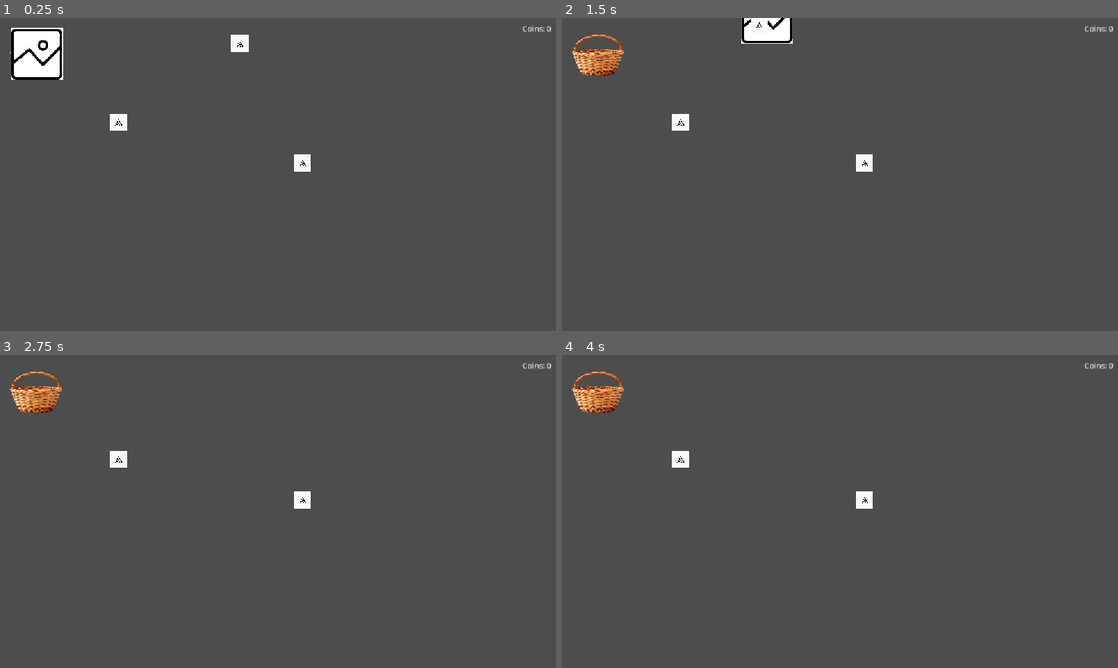
Above: before the commit, frames 1-4 (two rows, left to right).
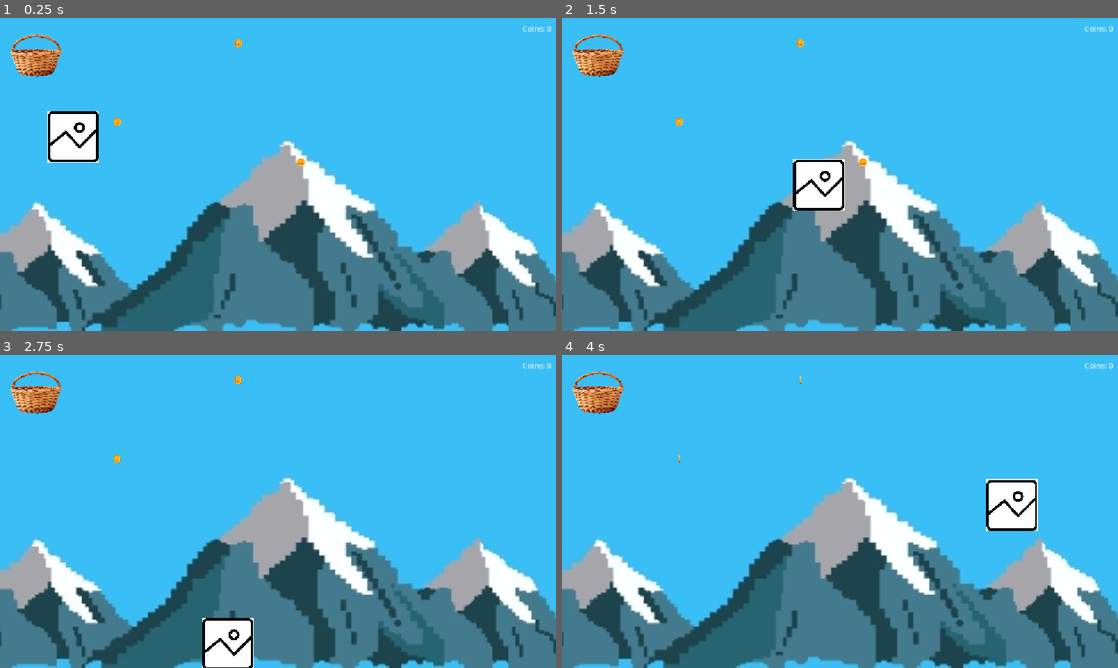
Above: after the commit, the same moments.

Repository: axxel-otl/placeholder
Game: Godot game, scene res://main.tscn
Two runs of this game, one before a commit and one after it. Both use one fixed random seed, a clock stepped at 60 frames per second and the inputs below.
Inputs:
- Up to frame 1 (0.25 s): no input
- Up to frame 2 (1.5 s): hold Right (ui_right) from 0.53 s (still down); tap Up (ui_up) at 0.6, 0.77, 1.07, 1.35 s
- Up to frame 3 (2.75 s): tap Up (ui_up) at 1.52, 1.82, 2.1 s; release Right (ui_right) at 2.03 s; hold Left (ui_left) from 2.03 s (still down)
- Up to frame 4 (4 s): release Left (ui_left) at 2.78 s; hold Right (ui_right) from 2.78 s (still down); tap Up (ui_up) at 2.85, 3.02, 3.32, 3.6, 3.77 s

The runs differ from the first frame. In frame 1, 100% of the frame differs, in the area x 0-100%, y 0-100%; in frame 2, 99%; in frame 3, 99%; in frame 4, 99%.

Commit message:
feat(./{Bg.jpg,Coin{.jpg{.import,},{1,2,3}.png{.import,}},Player{.idle,}.jpg{.import,},coin.gd{.uid,},main.tscn,player.gd,project.godot}): Add gravity and coin animation

Diff:
--- a/Coin.tscn
+++ b/Coin.tscn
@@ -1,15 +1,37 @@
 [gd_scene format=3 uid="uid://da1mlifcl70kh"]
 
-[ext_resource type="Texture2D" uid="uid://cm4k23xh0511v" path="res://Coin.jpg" id="1_h5dih"]
+[ext_resource type="Script" uid="uid://dwhvuettwmulk" path="res://coin.gd" id="1_fj540"]
+[ext_resource type="Texture2D" uid="uid://dge7mp5fw7wmq" path="res://Coin1.png" id="1_h5dih"]
+[ext_resource type="Texture2D" uid="uid://uoqjy4rwuq5e" path="res://Coin2.png" id="3_kjs0g"]
+[ext_resource type="Texture2D" uid="uid://dc4rkd6uhugnb" path="res://Coin3.png" id="4_2bqf1"]
 
 [sub_resource type="CircleShape2D" id="CircleShape2D_s5l70"]
 
+[sub_resource type="SpriteFrames" id="SpriteFrames_bw8a7"]
+animations = [{
+"frames": [{
+"duration": 1.0,
+"texture": ExtResource("1_h5dih")
+}, {
+"duration": 1.0,
+"texture": ExtResource("3_kjs0g")
+}, {
+"duration": 1.0,
+"texture": ExtResource("4_2bqf1")
+}],
+"loop": 1,
+"name": &"default",
+"speed": 3.0
+}]
+
 [node name="Coin" type="Area2D" unique_id=1063425572 groups=["coin"]]
-
-[node name="Sprite2D" type="Sprite2D" parent="." unique_id=1703165191]
-scale = Vector2(0.1, 0.1)
-texture = ExtResource("1_h5dih")
+script = ExtResource("1_fj540")
 
 [node name="CollisionShape2D" type="CollisionShape2D" parent="." unique_id=1648832442]
 scale = Vector2(2, 2)
 shape = SubResource("CircleShape2D_s5l70")
+
+[node name="AnimatedSprite2D" type="AnimatedSprite2D" parent="." unique_id=1357837311]
+sprite_frames = SubResource("SpriteFrames_bw8a7")
+frame = 2
+frame_progress = 0.4074772
--- /dev/null
+++ b/coin.gd
@@ -0,0 +1,5 @@
+extends Area2D
+
+func _ready() -> void:
+	$AnimatedSprite2D.sprite_frames.set_animation_loop("default", true)
+	$AnimatedSprite2D.play("default")
--- a/main.tscn
+++ b/main.tscn
@@ -2,15 +2,47 @@
 
 [ext_resource type="Script" uid="uid://dpag2kjscpvig" path="res://player.gd" id="1_0xm2m"]
 [ext_resource type="Texture2D" uid="uid://cv4ydcorn2o5f" path="res://Basket.png" id="1_1bvp3"]
-[ext_resource type="Texture2D" uid="uid://dhjyofxc2sa1p" path="res://Player.jpg" id="2_0xm2m"]
-[ext_resource type="Texture2D" uid="uid://cm4k23xh0511v" path="res://Coin.jpg" id="3_h2yge"]
+[ext_resource type="Texture2D" uid="uid://cg7fa4assde66" path="res://Bg.jpg" id="1_7mycd"]
+[ext_resource type="Texture2D" uid="uid://dhjyofxc2sa1p" path="res://Player.idle.jpg" id="2_0xm2m"]
 [ext_resource type="PackedScene" uid="uid://da1mlifcl70kh" path="res://Coin.tscn" id="4_1bvp3"]
 
+[sub_resource type="RectangleShape2D" id="RectangleShape2D_bw8a7"]
+
 [sub_resource type="CircleShape2D" id="CircleShape2D_bw8a7"]
+
+[sub_resource type="RectangleShape2D" id="RectangleShape2D_7mycd"]
 
 [sub_resource type="RectangleShape2D" id="RectangleShape2D_miocd"]
 
 [node name="Node2D" type="Node2D" unique_id=448943906]
+
+[node name="Bg" type="StaticBody2D" parent="." unique_id=25805088]
+collision_layer = 2
+
+[node name="CollisionShape2D" type="CollisionShape2D" parent="Bg" unique_id=665772922]
+position = Vector2(2000, -10)
+scale = Vector2(1000, 1)
+shape = SubResource("RectangleShape2D_bw8a7")
+
+[node name="CollisionShape2D2" type="CollisionShape2D" parent="Bg" unique_id=1371878118]
+position = Vector2(-10, -10)
+scale = Vector2(1, 1000)
+shape = SubResource("RectangleShape2D_bw8a7")
+
+[node name="CollisionShape2D3" type="CollisionShape2D" parent="Bg" unique_id=1716402763]
+position = Vector2(1160, -10)
+scale = Vector2(1, 1000)
+shape = SubResource("RectangleShape2D_bw8a7")
+
+[node name="CollisionShape2D4" type="CollisionShape2D" parent="Bg" unique_id=2006518314]
+position = Vector2(1160.0001, 658)
+scale = Vector2(1000, 1)
+shape = SubResource("RectangleShape2D_bw8a7")
+
+[node name="Sprite2D" type="Sprite2D" parent="Bg" unique_id=168783815]
+position = Vector2(580, 285.00003)
+scale = Vector2(3.7, 3.7)
+texture = ExtResource("1_7mycd")
 
 [node name="Coin" parent="." unique_id=1063425572 instance=ExtResource("4_1bvp3")]
 position = Vector2(246, 216)
@@ -33,19 +65,24 @@
 shape = SubResource("CircleShape2D_bw8a7")
 
 [node name="Player" type="CharacterBody2D" parent="." unique_id=176937556]
-position = Vector2(75, 75)
+position = Vector2(151, 217)
+collision_mask = 2
 script = ExtResource("1_0xm2m")
+
+[node name="HitBox" type="CollisionShape2D" parent="Player" unique_id=1214326634]
+scale = Vector2(5, 5)
+shape = SubResource("RectangleShape2D_7mycd")
 
 [node name="Idle" type="Sprite2D" parent="Player" unique_id=469844967]
 position = Vector2(1, 0)
 scale = Vector2(0.3, 0.3)
 texture = ExtResource("2_0xm2m")
 
-[node name="HoldCoin" type="Sprite2D" parent="Player" unique_id=55154013]
+[node name="Up" type="Sprite2D" parent="Player" unique_id=1232453931]
 visible = false
-position = Vector2(-15, 15)
-scale = Vector2(0.1, 0.1)
-texture = ExtResource("3_h2yge")
+
+[node name="Down" type="Sprite2D" parent="Player" unique_id=1030478587]
+visible = false
 
 [node name="PickBox" type="Area2D" parent="Player" unique_id=919944038]
 
--- a/player.gd
+++ b/player.gd
@@ -9,17 +9,19 @@
 	$CanvasLayer/CoinCountDisplay.text = "Coins: 0"
 
 func _physics_process(delta: float) -> void:
-	var input_direction = Input.get_vector("ui_left", "ui_right", "ui_up", "ui_down")
-	velocity = input_direction * 400
+	var input_direction = Input.get_axis("ui_left", "ui_right")
+	velocity.x = input_direction * 400
+	if not is_on_floor():
+		velocity += get_gravity() * delta
+	if Input.is_action_pressed("jump") and is_on_floor():
+		velocity.y = -800
 	move_and_slide()
 
 func _on_pick_box_area_entered(area: Area2D) -> void:
 	if area.is_in_group("coin") and not CoinInHand:
 		area.queue_free()
-		$HoldCoin.visible = true
 		CoinInHand = true
 	if area.is_in_group("basket") and CoinInHand:
-		$HoldCoin.visible = false
 		CollectedCoins += 1
 		CoinInHand = false
 		$CanvasLayer/CoinCountDisplay.text = "Coins: " + str(CollectedCoins)
--- a/project.godot
+++ b/project.godot
@@ -25,6 +25,14 @@
 coin=""
 basket=""
 
+[input]
+
+jump={
+"deadzone": 0.2,
+"events": [Object(InputEventKey,"resource_local_to_scene":false,"resource_name":"","device":16,"window_id":0,"alt_pressed":false,"shift_pressed":false,"ctrl_pressed":false,"meta_pressed":false,"pressed":false,"keycode":0,"physical_keycode":4194320,"key_label":0,"unicode":0,"location":0,"echo":false,"script":null)
+]
+}
+
 [physics]
 
 3d/physics_engine="Jolt Physics"
Binary file added: Bg.jpg
Not shown, added: Bg.jpg.import
Binary file removed: Coin.jpg
Binary file added: Coin1.png
Not shown, changed: Coin1.png.import
Binary file added: Coin2.png
Not shown, changed: Coin2.png.import
Binary file added: Coin3.png
Not shown, added: Coin3.png.import
Renamed: Player.jpg -> Player.idle.jpg
Not shown, added: Player.idle.jpg.import
Not shown, added: coin.gd.uid
